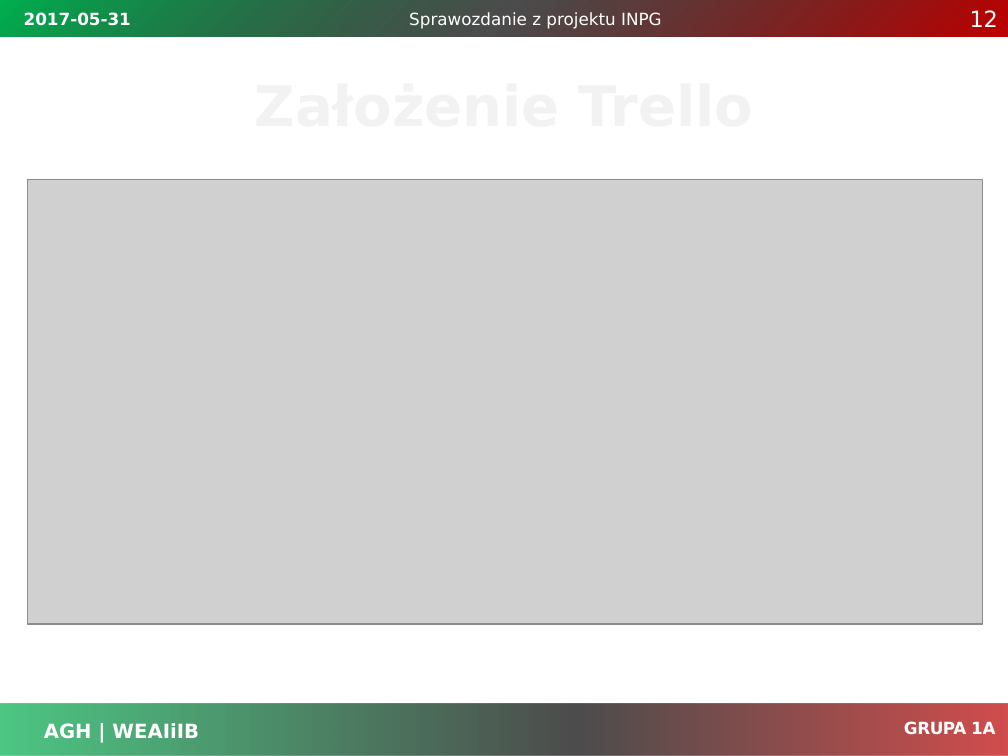
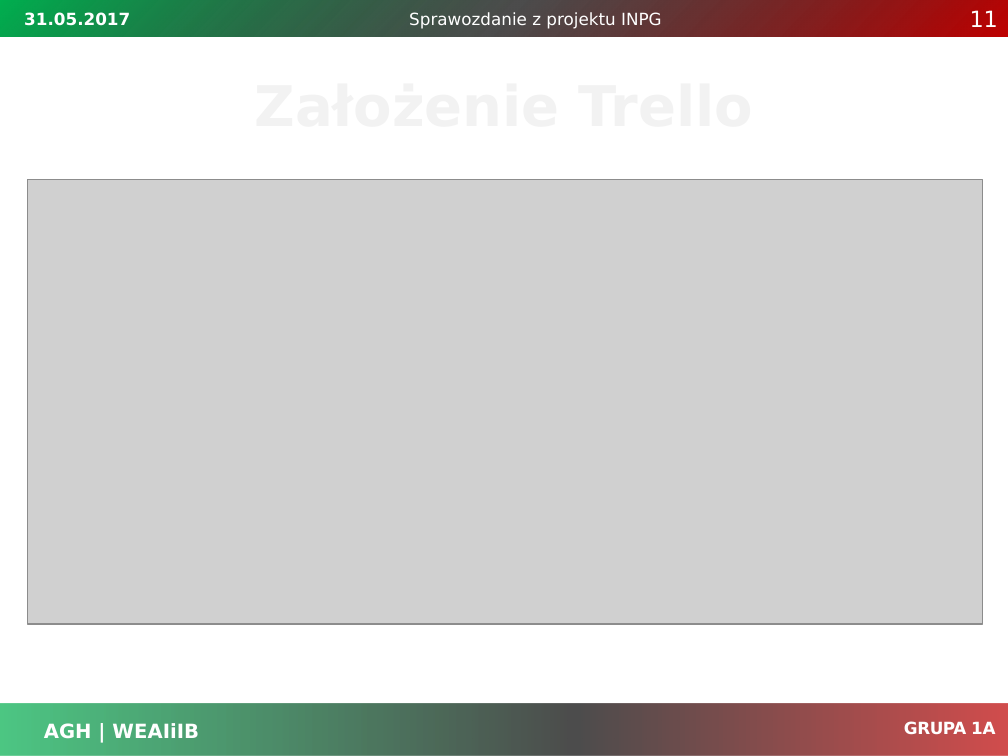
Before and after one commit to hubdworniok/warcaby, a slide deck: slide 11 of Dokumentacja/prezentacja_sprawozdanie.pptx (slide 12 before the commit). Drawn at 1008x756 pixels with LibreOffice and Linux fonts; fonts in the diff are those of the drawing; grey boxes stand for pictures; background and template pictures are left out. Boxes give left, top, right and bottom in pixels: in the first picture for what was removed or moved away, otherwise in the second. Text is boxed around its words. In the diff, an @@ line names an element or a change of style, - is before the commit and + after.

```diff
--- a/Dokumentacja/prezentacja_sprawozdanie.pptx
+++ b/Dokumentacja/prezentacja_sprawozdanie.pptx
@@ text at [24,12,130,26]: text changed @@
-2017-05-31
+31.05.2017
@@ page number at [970,10,998,27]: text changed @@
-12
+11
```
Also in this commit, not shown: 15 other slides changed, 1 slide removed.
